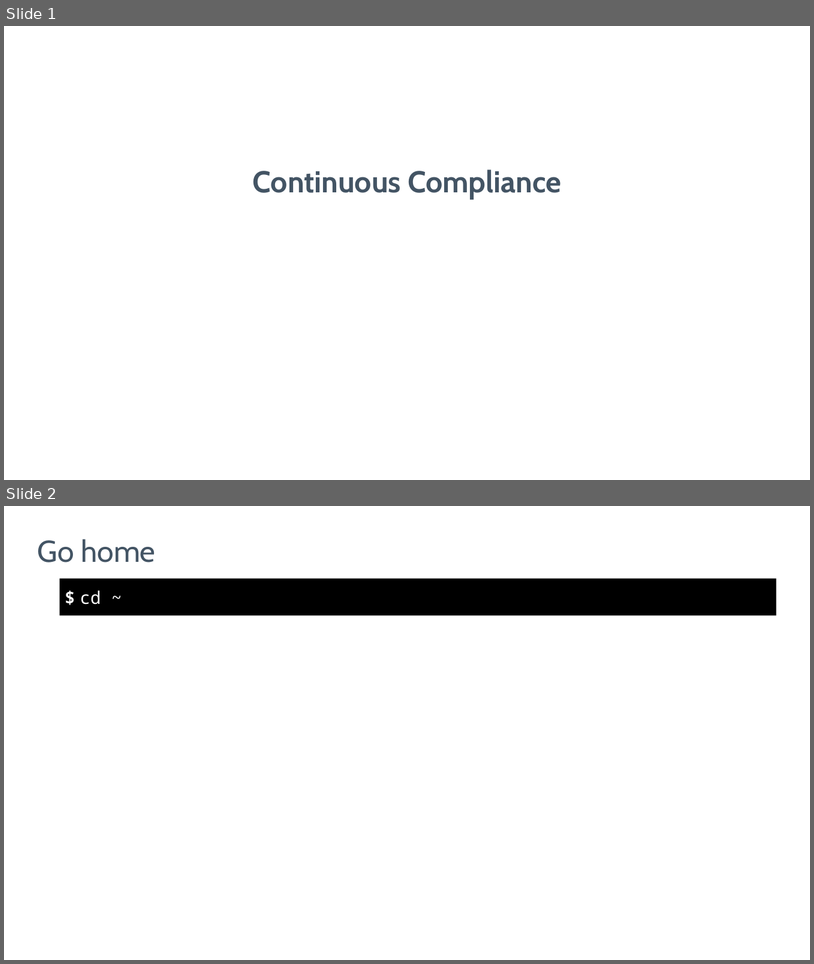
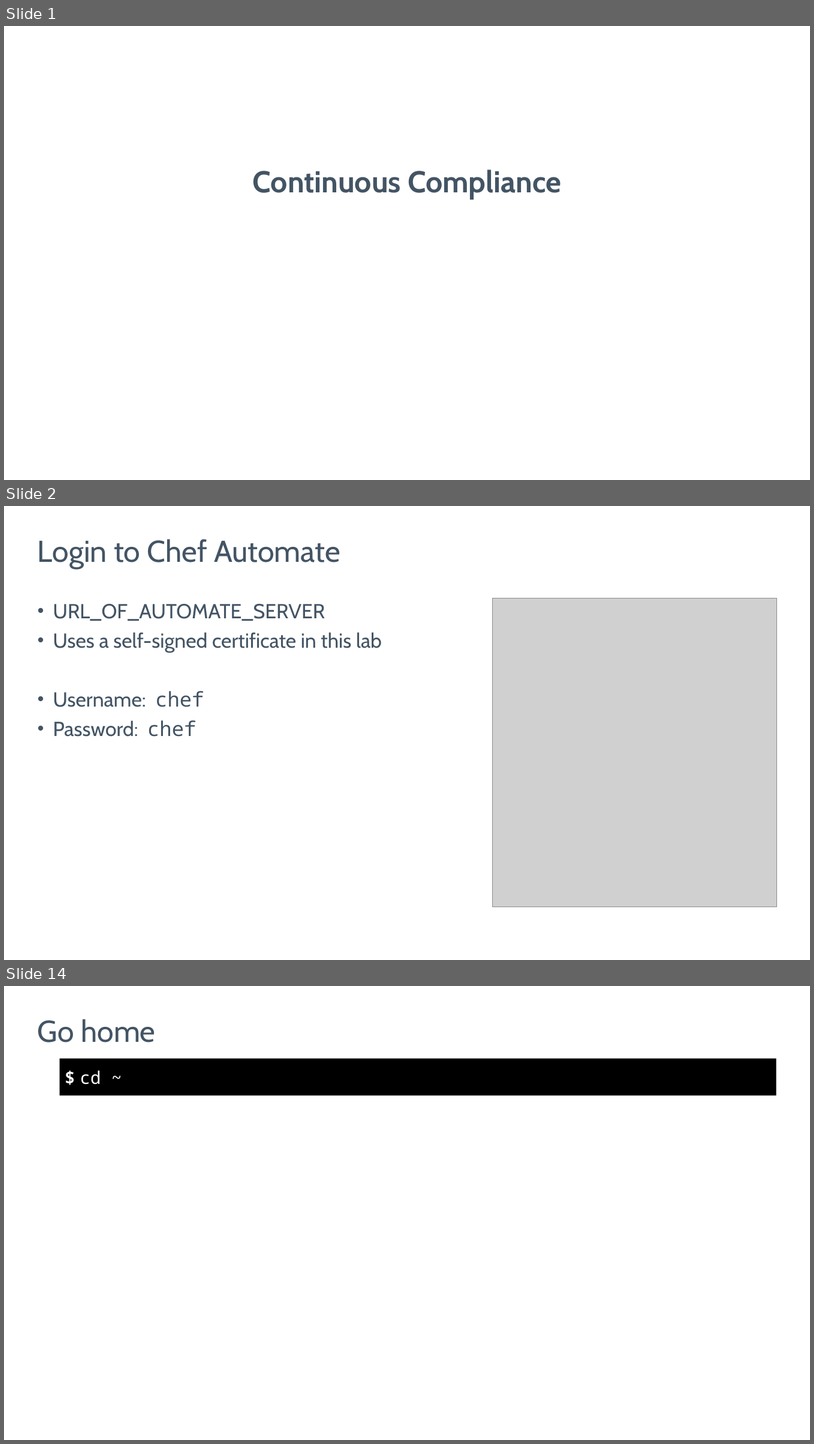
Before and after one commit to nathenharvey/introduction-to-inspec, a slide deck: powerpoint/Continuous-Compliance.pptx. Shown one above the other, each under a label of ours: slides 1 and 2 before the commit, slides 1, 2 and 14 after it; the slides between them are not shown. The pictures are 814x964 and 814x1444 pixels, drawn with LibreOffice and Linux fonts; fonts in the diff are those of the drawing; grey boxes stand for pictures; background and template pictures are left out. Boxes give left, top, right and bottom in pixels: in the first picture for what was removed or moved away, otherwise in the second. Text is boxed around its words. In the diff, an @@ line names an element or a change of style, - is before the commit and + after.

Commit message:
Get started on real continuous compliance slides
* Login to Automate
* Review your node
* Run chef-client
* See failing compliance control

```diff
--- a/powerpoint/Continuous-Compliance.pptx
+++ b/powerpoint/Continuous-Compliance.pptx
@@ slide 2 added at [4,506,810,960], background picture (left out) @@
@@ title added at [38,539,341,568], 43 pt, text #435464 @@
+Login to Chef Automate
@@ text added at [53,604,382,736], 29 pt, text #435464 @@
+• URL_OF_AUTOMATE_SERVER
+• Uses a self-signed certificate in this lab
+• Username: chef
+• Password: chef
@@ picture added at [492,598,777,907] @@
@@ what was slide 2 is now slide 14 @@
```
Also in this commit, not shown: 21 other slides added, 9 slides removed.
